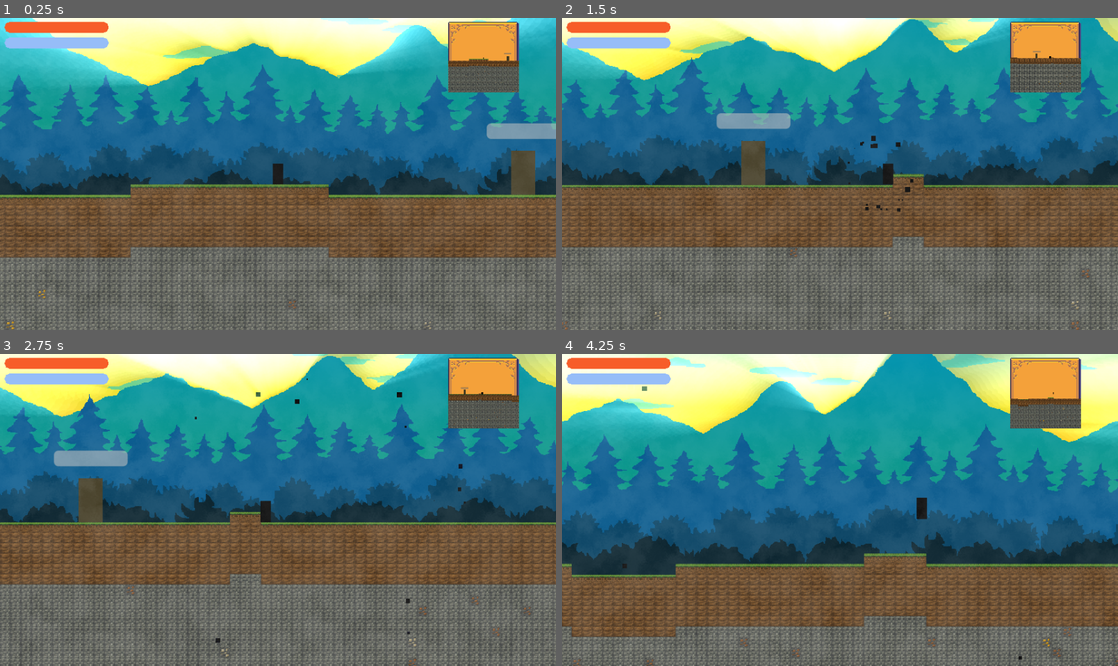
Above: before the commit, frames 1-4 (two rows, left to right).
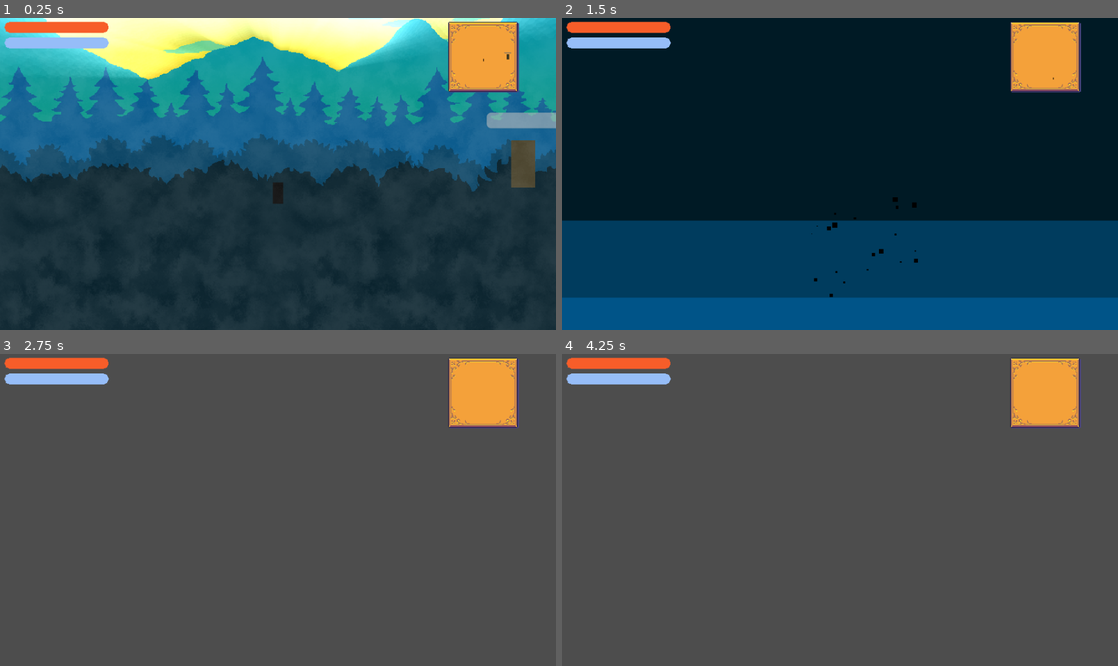
Above: after the commit, the same moments.

Repository: terriblepanic/first-game
Game: Godot game, scene res://scenes/Main.tscn
Two runs of this game, one before a commit and one after it. Both use one fixed random seed, a clock stepped at 60 frames per second and the inputs below.
Inputs (mouse positions are in pixels of both pictures, inside the frame that each line leads up to):
- Up to frame 1 (0.25 s): no input
- Up to frame 2 (1.5 s): move the mouse to (962, 158) at 0.52 s; hold D (move_right) from 0.53 s (still down); click (962, 158) at 0.6 s; tap Space (jump) at 0.77 s; move the mouse to (728, 189) at 1.27 s; click (728, 189) at 1.35 s
- Up to frame 3 (2.75 s): tap Space (jump) at 1.52 s; move the mouse to (333, 441) at 2.02 s; release D (move_right) at 2.03 s; hold A (move_left) from 2.03 s (still down); click (333, 441) at 2.1 s
- Up to frame 4 (4.25 s): move the mouse to (812, 572) at 2.77 s; release A (move_left) at 2.78 s; hold D (move_right) from 2.78 s (still down); click (812, 572) at 2.85 s; tap Space (jump) at 3.02, 3.77 s; move the mouse to (1006, 556) at 3.52 s; click (1006, 556) at 3.6 s

The runs differ from the first frame. In frame 1, 61% of the frame differs, in the area x 0-100%, y 0-100%; in frame 2, 95%; in frame 3, 85%; in frame 4, 91%.
Error after the commit: Parse Error: Used space character for indentation instead of tab as used before in the file. (res://scripts/world_map.gd:72)

Commit message:
Calculate ore min depth dynamically

Diff:
--- a/scripts/world_map.gd
+++ b/scripts/world_map.gd
@@ -16,8 +16,6 @@
 	"iron":   0.0075,  # 0.75%
 	"gold":   0.003    # 0.3%
 }
-# Минимальная глубина для руды
-@export var ore_min_depth:  int = (surface_base + dirt_depth)
 
 @export var world_tiles: TileSet
 @onready var tilemap: TileMapLayer = $WorldMap
@@ -72,10 +70,12 @@
 	noise_cave.domain_warp_type   = FastNoiseLite.DOMAIN_WARP_SIMPLEX  # или BASIC_GRID
 
 func generate_world() -> void:
-	tilemap.clear()
+        tilemap.clear()
 
-	for x in range(world_width):
-		var h = surface_base + int(noise_surface.get_noise_2d(x, 0) * surface_amp)
+        var ore_min_depth = surface_base + dirt_depth
+
+        for x in range(world_width):
+                var h = surface_base + int(noise_surface.get_noise_2d(x, 0) * surface_amp)
 
 		for y in range(world_height):
 			if y < h:
